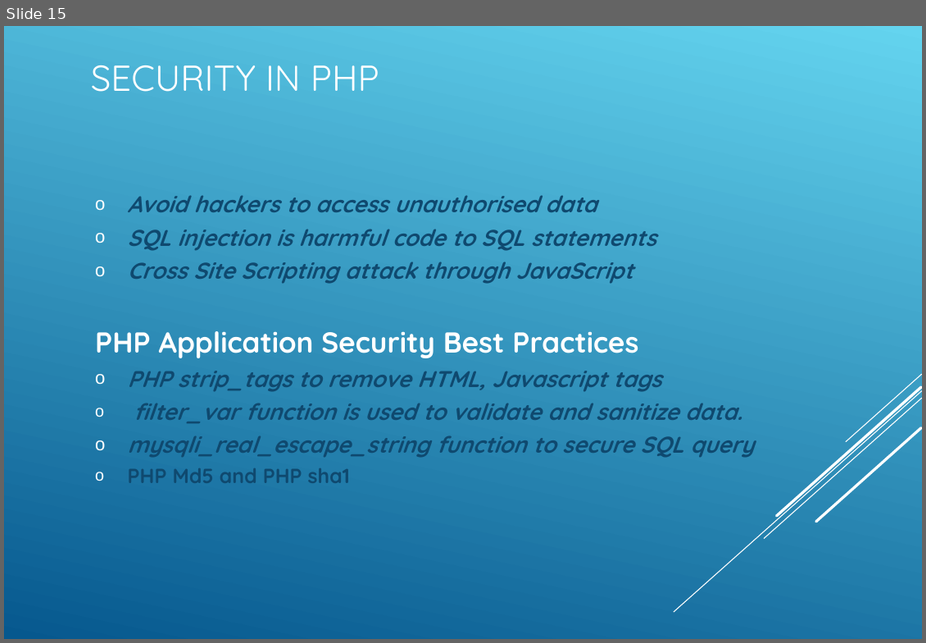
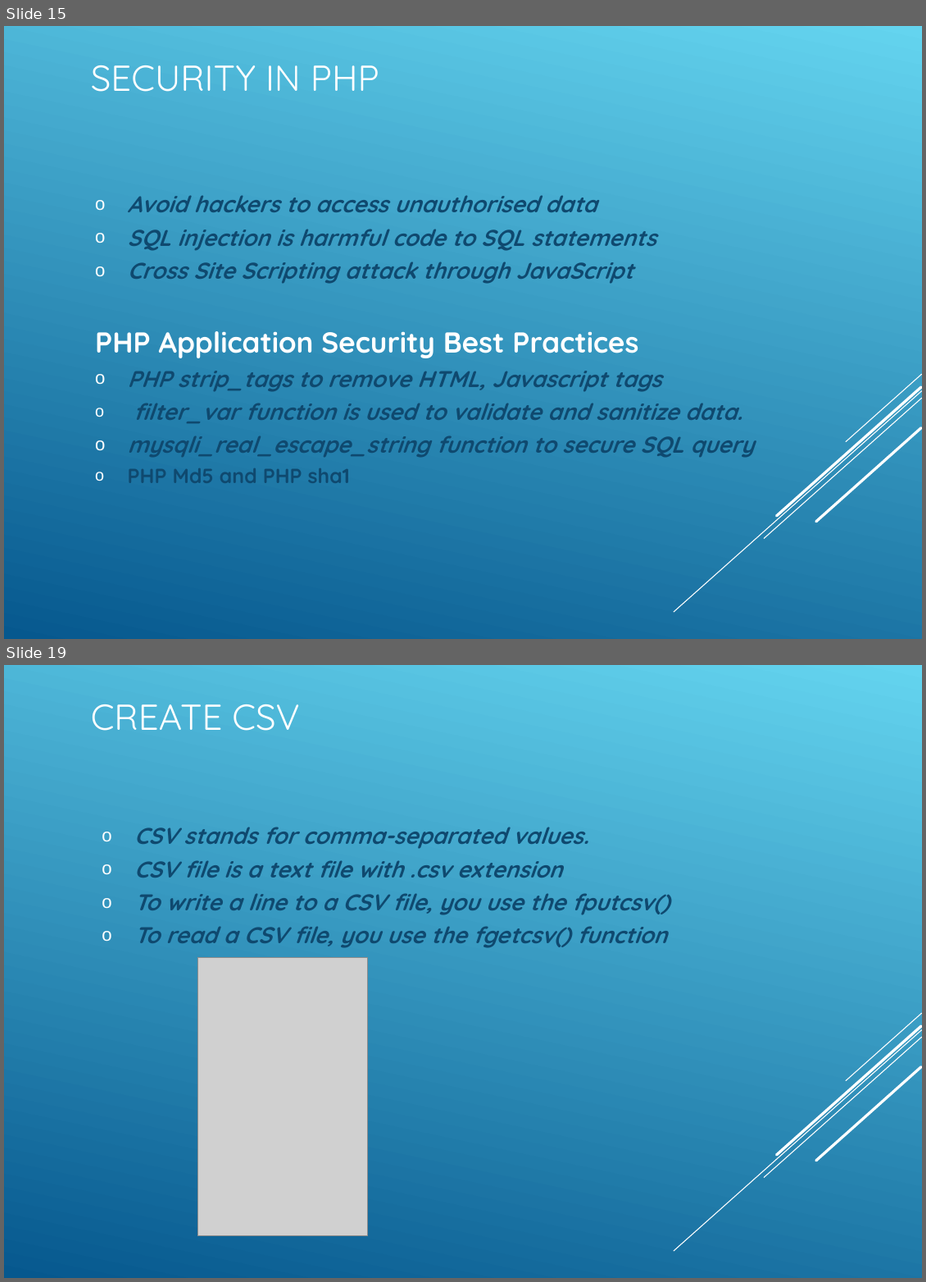
Before and after one commit to koushikgraj/PHP-Training, a slide deck: PHP-Presentation.ppt. Shown one above the other, each under a label of ours: slide 15 before the commit, slides 15 and 19 after it; the slides between them are not shown. The pictures are 926x643 and 926x1282 pixels, drawn with LibreOffice and Linux fonts; fonts in the diff are those of the drawing; grey boxes stand for pictures. Boxes give left, top, right and bottom in pixels: in the first picture for what was removed or moved away, otherwise in the second. Text is boxed around its words. In the diff, an @@ line names an element or a change of style, - is before the commit and + after.

```diff
--- a/PHP-Presentation.ppt
+++ b/PHP-Presentation.ppt
@@ slide 19 added at (4, 665, 922, 1278), background gradient #64D4EF to #06588E; not listed: 5 template elements that a slide beside it also shows @@
@@ title added at (91, 704, 300, 731), 30 pt, text #FFFFFF @@
+CREATE CSV
@@ subtitle added at (134, 827, 670, 948), 19 pt, text #0F496F, bold, italic @@
+  o CSV stands for comma-separated values.
+  o CSV file is a text file with .csv extension
+  o To write a line to a CSV file, you use the fputcsv()
+  o To read a CSV file, you use the fgetcsv() function
@@ picture added at (198, 958, 368, 1236) @@
```
Also in this commit, not shown: 3 other slides added, 21 other files.
